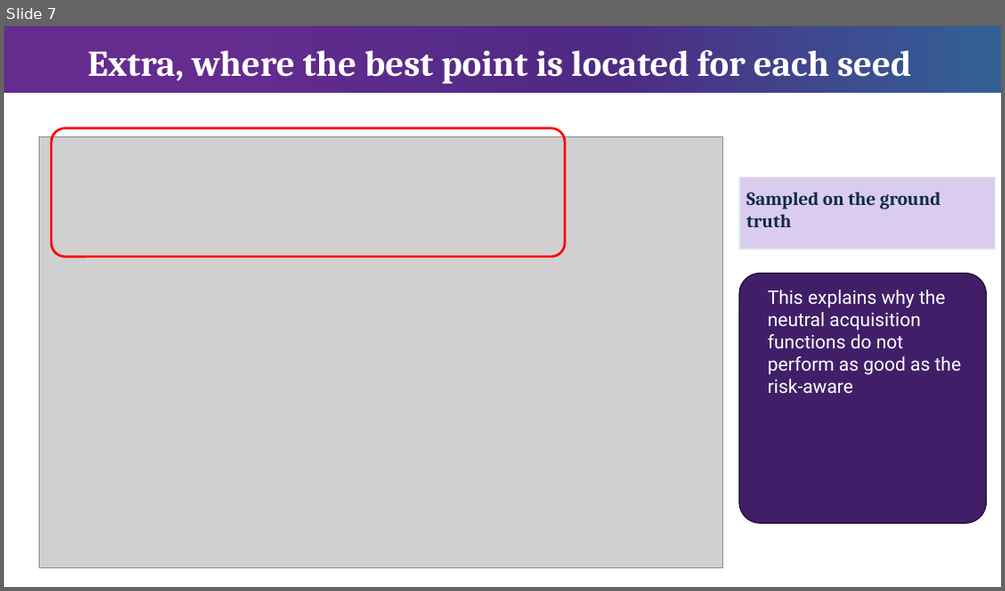
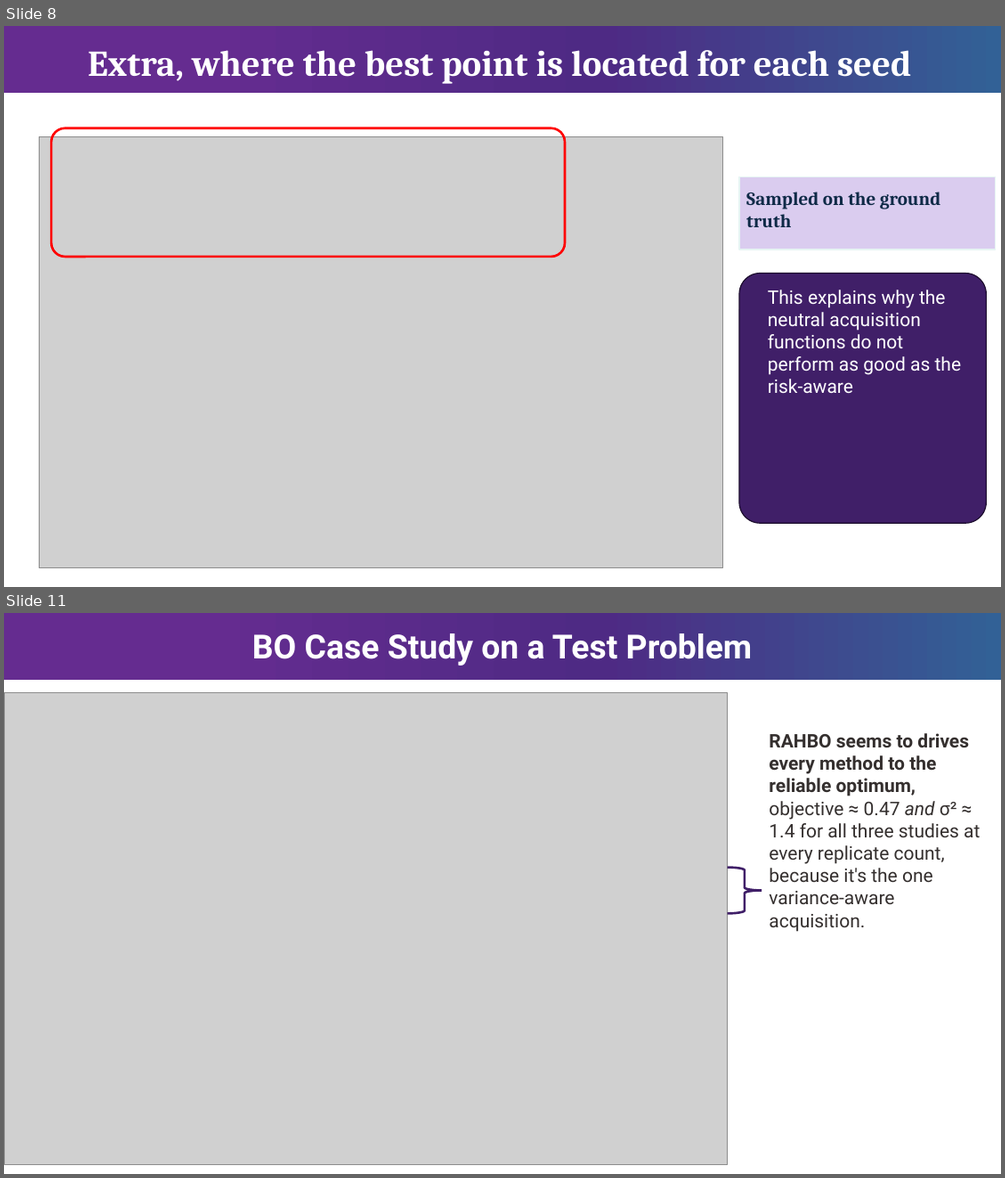
Before and after one commit to Chris1504-fdz/heter_lvgp, a slide deck: Heter_bo.pptx. Shown one above the other, each under a label of ours: slide 7 before the commit, slides 8 and 11 after it; the slides between them are not shown. The pictures are 1005x591 and 1005x1178 pixels, drawn with LibreOffice and Linux fonts; fonts in the diff are those of the drawing; grey boxes stand for pictures; background and template pictures are left out. Boxes give left, top, right and bottom in pixels: in the first picture for what was removed or moved away, otherwise in the second. Text is boxed around its words. In the diff, an @@ line names an element or a change of style, - is before the commit and + after.

```diff
--- a/Heter_bo.pptx
+++ b/Heter_bo.pptx
@@ slide 11 added at (4,613,1001,1174), background #FFFFFF; not listed: 1 template element that a slide beside it also shows @@
@@ title added at (252,633,752,666), 32 pt, text #FFFFFF, bold @@
+BO Case Study on a Test Problem
@@ picture added at (5,692,728,1164) @@
@@ text added at (769,733,979,932), 18 pt, text #342F2E @@
+RAHBO seems to drives every method to the reliable optimum, objective ≈ 0.47 and σ² ≈ 1.4 for all three studies at every replicate count, because it's the one variance-aware acquisition.
@@ right brace added at (727,868,761,914), outline #401F68 2.25 pt @@
@@ page number added at (494,1164,508,1168), 12 pt, text #2B166E @@
+11
@@ what was slide 7 is now slide 8 @@
```
Also in this commit, not shown: 6 slides changed, 6 other slides added, 4 slides removed, 3 other files.
